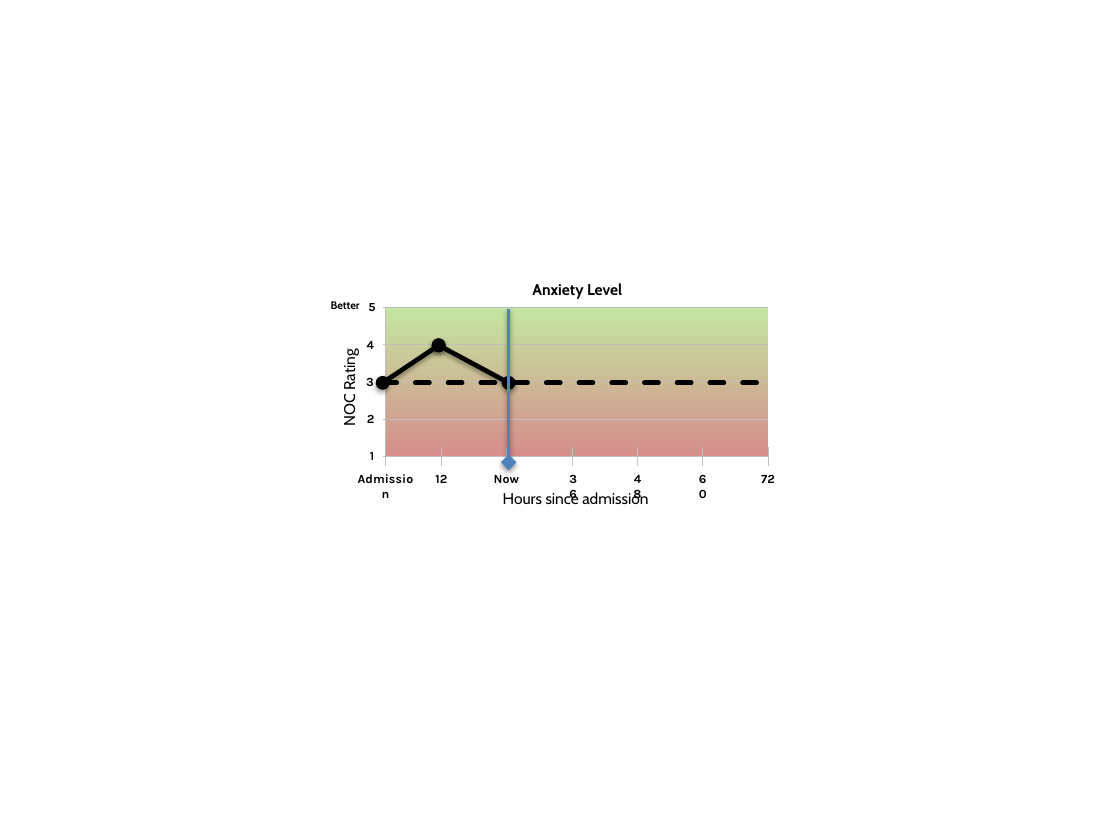
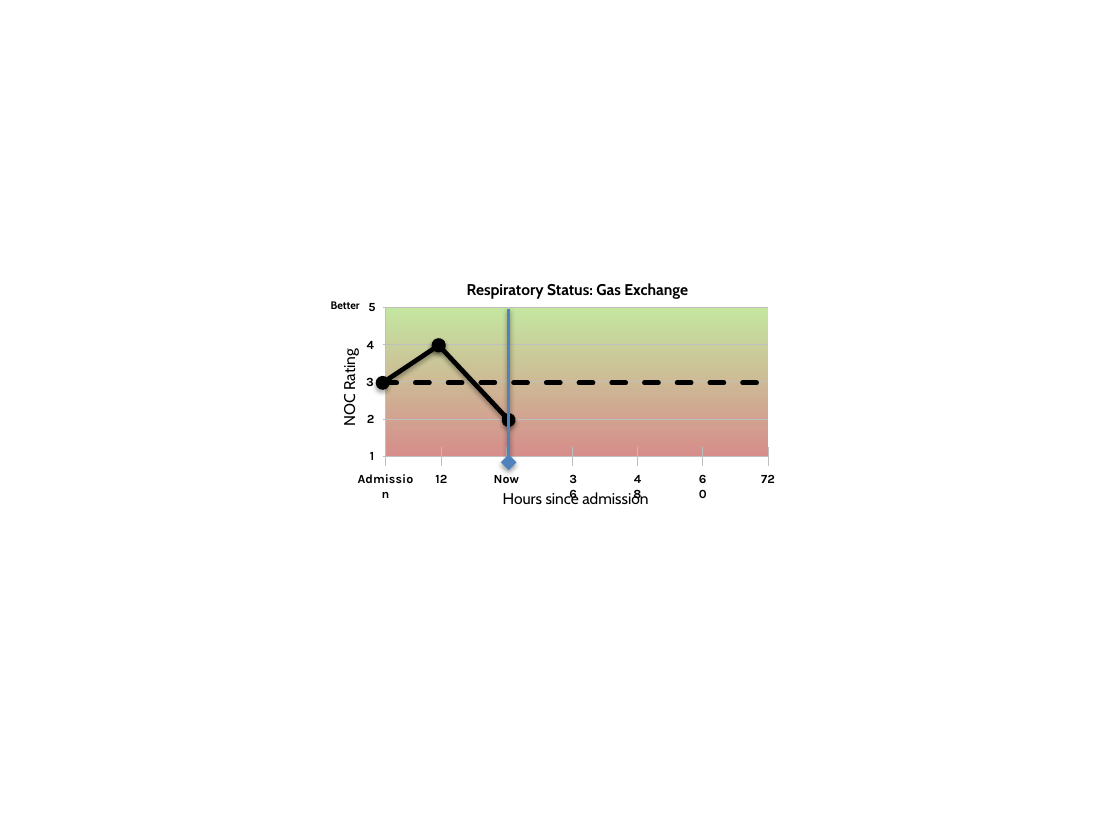
Before and after one commit to kinshukg/febretpository, a slide deck: slide 2 of HANDS/trunk/data/Design.pptx (slide 4 before the commit). Drawn at 1120x840 pixels with LibreOffice and Linux fonts; fonts in the diff are those of the drawing. Boxes give left, top, right and bottom in pixels: in the first picture for what was removed or moved away, otherwise in the second. Text is boxed around its words. In the diff, an @@ line names an element or a change of style, - is before the commit and + after.

```diff
--- a/HANDS/trunk/data/Design.pptx
+++ b/HANDS/trunk/data/Design.pptx
@@ text at (x1=467, y1=283, x2=688, y2=299): text changed @@
-Anxiety Level
+Respiratory Status: Gas Exchange
@@ double arrow moved from (439, 345) - (508, 383) to (439, 345) - (508, 420) @@
```
Also in this commit, not shown: 1 slide added, 4 slides removed, 25 other files.
